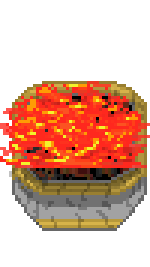
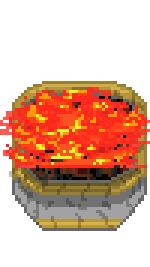
Layer changes from the first 150px x 267px image to the second:
pixels changed over [0, 81, 150, 168] (layer not identified)
